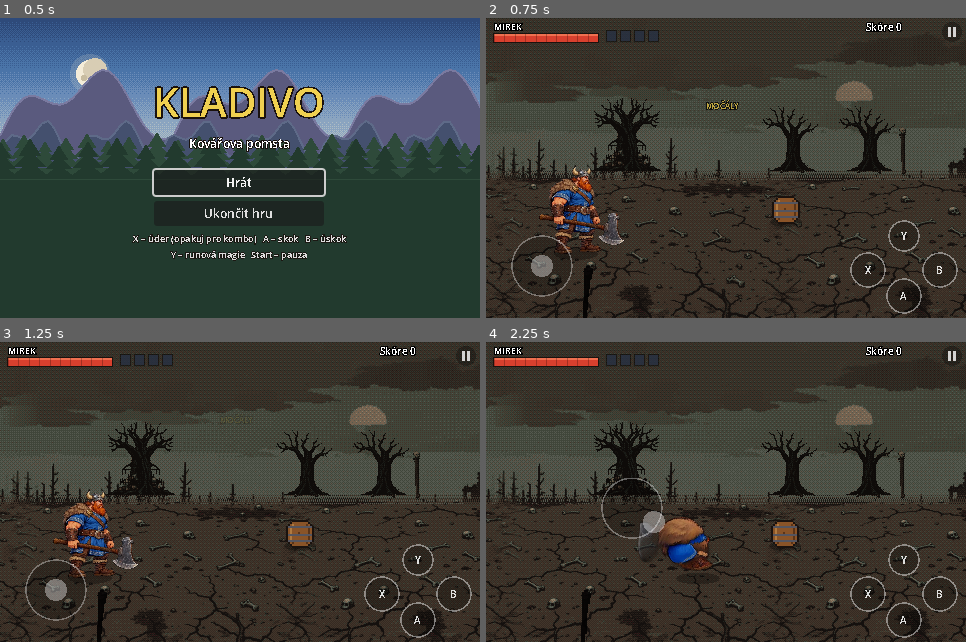
Above: before the commit, frames 1-4 (two rows, left to right).
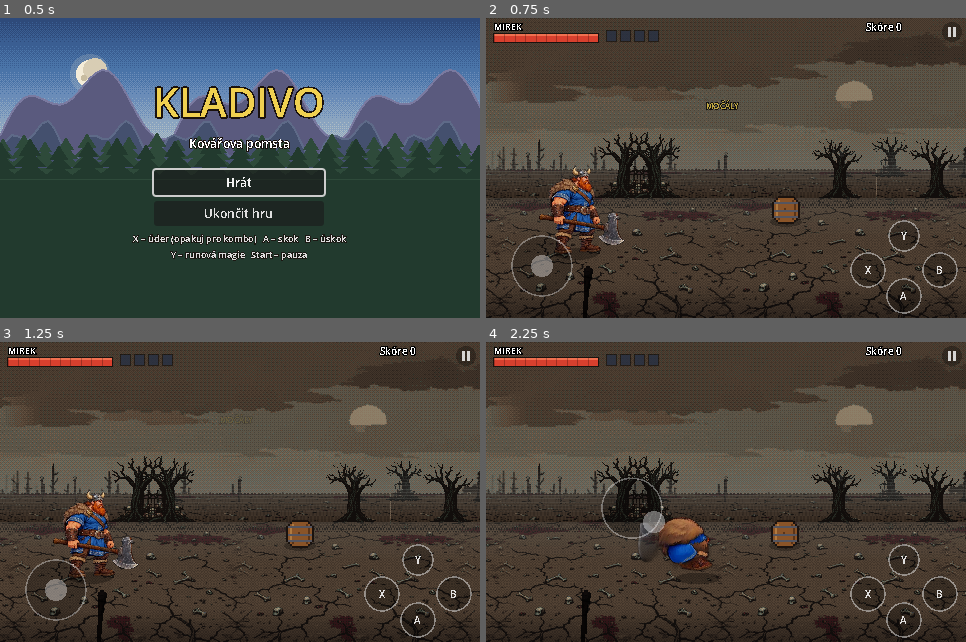
Above: after the commit, the same moments.

Repository: zarybjir/Golden_axe
Game: Godot game, scene res://scenes/main.tscn
Same seed, same stepped clock (60 frames per second), same inputs: the game is played once before the commit and once after it.
Inputs (mouse positions are in pixels of both pictures, inside the frame that each line leads up to):
- Up to frame 1 (0.5 s): no input
- Up to frame 2 (0.75 s): click "Hrát" at 0.5 s
- Up to frame 3 (1.25 s): no input
- Up to frame 4 (2.25 s): tap Enter (ui_accept) at 1.25 s; move the mouse to (831, 477) at 1.27 s; hold Right (right) 1.28-2 s; tap J (attack) at 1.35 s; click (831, 477) at 1.42 s; tap K (jump) at 1.52, 1.82 s; drag from (630, 507) to (702, 552) at 2.02 s

Frame 1 is identical in both runs. In frame 2, 33% of the frame differs, in the area x 0-100%, y 0-100%; in frame 3, 33%; in frame 4, 33%.

Commit message:
Močál: hloubka a perspektiva (vzdálená země, dvě řady objektů, mlha), světlejší paleta
Co-Authored-By: Claude Opus 5.5 <noreply@anthropic.com>
Claude-Session: https://claude.ai/code/session_015jCRZS7ASg3pqxo763VEwg

Diff:
--- a/scripts/parallax.gd
+++ b/scripts/parallax.gd
@@ -10,17 +10,24 @@
 var mode := "back"
 var sky: Texture2D
 var objs: Array = []
+var ground: Texture2D
 
 const SKY_SPEED := 0.15
 const MID_SPEED := 0.55
 const FRONT_SPEED := 1.35
-const MID_STEP := 95.0
+const MID_STEP := 120.0
+const FAR_SPEED := 0.32
+const FAR_STEP := 70.0
+const HORIZON_Y := 150.0
+const FAR_BASE_Y := 160.0
+const NEAR_BASE_Y := 182.0
 const FRONT_STEP := 520.0
 
 
 func _ready() -> void:
 	texture_filter = CanvasItem.TEXTURE_FILTER_NEAREST
 	sky = load("res://art/bg/%s/sky.png" % biome)
+	ground = load("res://art/bg/%s/ground.png" % biome)
 	var n: int = BgData.OBJS.get(biome, 0)
 	for i in n:
 		objs.append(load("res://art/bg/%s/obj_%d.png" % [biome, i]))
@@ -52,15 +59,50 @@
 	var left := _cam_left()
 	if mode == "back":
 		draw_rect(Rect2(Vector2.ZERO, size), Color(0.05, 0.03, 0.04))
+		# 1) Nebe a obzor – nejpomaleji
 		var sw := float(sky.get_width())
 		var sx := -fposmod(left * SKY_SPEED, sw)
 		while sx < size.x:
 			draw_texture(sky, Vector2(roundf(sx), 0.0))
 			sx += sw
-		# Vzdálené objekty: menší, ztmavlé a zahalené do oparu
-		_draw_objects(left * MID_SPEED, MID_STEP, 156.0, 1.0, Color(0.72, 0.7, 0.68), 0)
+		# 2) Vzdálená země (perspektivně zploštělá) – na ní stojí vzdálené objekty
+		_draw_far_ground(left * FAR_SPEED, HORIZON_Y, NEAR_BASE_Y + 4.0)
+		# 3) Vzdálená řada objektů v mlze
+		_draw_objects(left * FAR_SPEED, FAR_STEP, FAR_BASE_Y, 0.55, Color(0.62, 0.62, 0.64), 11)
+		_fog(HORIZON_Y - 26.0, NEAR_BASE_Y - 6.0, 0.30)
+		# 4) Bližší řada objektů
+		_draw_objects(left * MID_SPEED, MID_STEP, NEAR_BASE_Y, 0.9, Color(0.86, 0.84, 0.82), 0)
 	else:
 		_draw_objects(left * FRONT_SPEED, FRONT_STEP, size.y + 18.0, 1.5, Color(0.06, 0.04, 0.05, 0.92), 7)
+
+
+func _draw_far_ground(offset: float, y0: float, y1: float) -> void:
+	if ground == null:
+		return
+	var h := y1 - y0
+	var w := float(ground.get_width()) * 0.7
+	var x := -fposmod(offset, w)
+	while x < get_viewport_rect().size.x:
+		draw_texture_rect(ground, Rect2(roundf(x), y0, w, h), false, Color(0.72, 0.7, 0.68))
+		x += w
+
+
+## Svislý přechod mlhy (od průhledné nahoře k mlze uprostřed a zpět).
+func _fog(y0: float, y1: float, strength: float) -> void:
+	var w := get_viewport_rect().size.x
+	var c := Color(0.42, 0.42, 0.40, 0.0)
+	var mid := (y0 + y1) * 0.5
+	var steps := 8
+	for k in steps:
+		var a := y0 + (mid - y0) * k / steps
+		var b := y0 + (mid - y0) * (k + 1) / steps
+		c.a = strength * float(k + 1) / steps
+		draw_rect(Rect2(0, a, w, b - a + 1), c)
+	for k in steps:
+		var a2 := mid + (y1 - mid) * k / steps
+		var b2 := mid + (y1 - mid) * (k + 1) / steps
+		c.a = strength * float(steps - k) / steps
+		draw_rect(Rect2(0, a2, w, b2 - a2 + 1), c)
 
 
 func _draw_objects(offset: float, step: float, base_y: float, scale: float, mod: Color, salt: int) -> void:
--- a/scripts/stage.gd
+++ b/scripts/stage.gd
@@ -469,9 +469,19 @@
 	# Malovaná zem: opakující se pás, posouvá se spolu s postavami.
 	if ground_tex == null:
 		return
-	var h := float(ground_tex.get_height()) if ParallaxScript.has_biome(biome) else 156.0
+	var retro := ParallaxScript.has_biome(biome)
+	var h := 120.0 if retro else 156.0
 	var w := float(ground_tex.get_width()) * h / float(ground_tex.get_height())
 	var x := floorf((cam_x - HALF_W - 10.0) / w) * w
 	while x < cam_x + HALF_W + 10.0:
 		draw_texture_rect(ground_tex, Rect2(roundf(x), 300.0 - h, w, h), false)
 		x += w
+	if retro:
+		# Hloubka: v dálce mlha, u diváka stín
+		var left := cam_x - HALF_W - 4.0
+		for k in 10:
+			var y := 300.0 - h + k * 4.0
+			draw_rect(Rect2(left, y, HALF_W * 2.0 + 8.0, 4.0), Color(0.42, 0.42, 0.40, 0.26 * (1.0 - k / 10.0)))
+		for k in 8:
+			var y2 := 300.0 - 32.0 + k * 4.0
+			draw_rect(Rect2(left, y2, HALF_W * 2.0 + 8.0, 4.0), Color(0.03, 0.02, 0.02, 0.05 * (k + 1)))
Binary file changed: art/bg/swamp/ground.png
Binary file changed: art/bg/swamp/obj_0.png
Binary file changed: art/bg/swamp/obj_1.png
Binary file changed: art/bg/swamp/obj_2.png
Binary file changed: art/bg/swamp/obj_3.png
Binary file changed: art/bg/swamp/obj_4.png
Binary file changed: art/bg/swamp/obj_5.png
Binary file changed: art/bg/swamp/obj_6.png
Binary file changed: art/bg/swamp/sky.png
